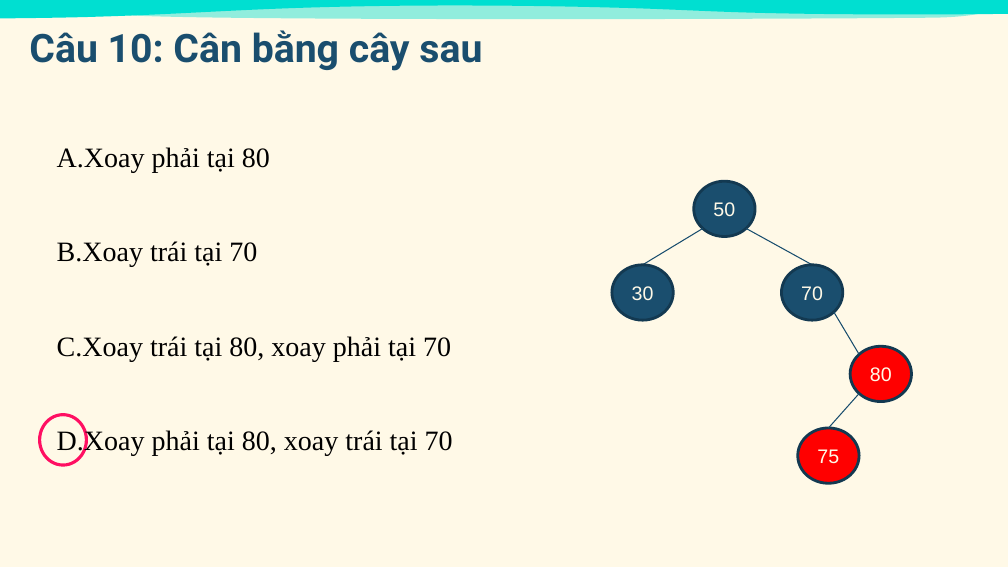
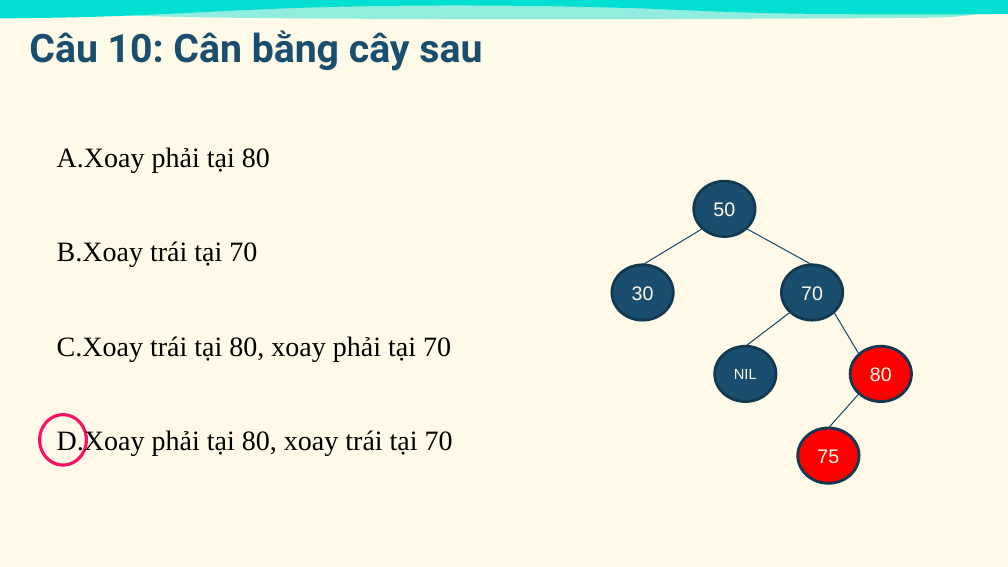
Before and after one commit to thinh-shito/Red-Black-Tree-Visualiztion, a slide deck: slide 18 of RBT_Quiz.pptx. Drawn at 1008x567 pixels with LibreOffice and Linux fonts; fonts in the diff are those of the drawing. Boxes give left, top, right and bottom in pixels: in the first picture for what was removed or moved away, otherwise in the second. Text is boxed around its words. In the diff, an @@ line names an element or a change of style, - is before the commit and + after.

```diff
--- a/RBT_Quiz.pptx
+++ b/RBT_Quiz.pptx
@@ line added from (746, 347) to (790, 312), #174D6E 0.75 pt @@
@@ ellipse added at box(715, 347, 776, 402), fill #1A4E6E, outline #133A51 2 pt, 10.5 pt, text #FFF9E7 @@
+NIL
```
Also in this commit, not shown: 14 other slides changed.
